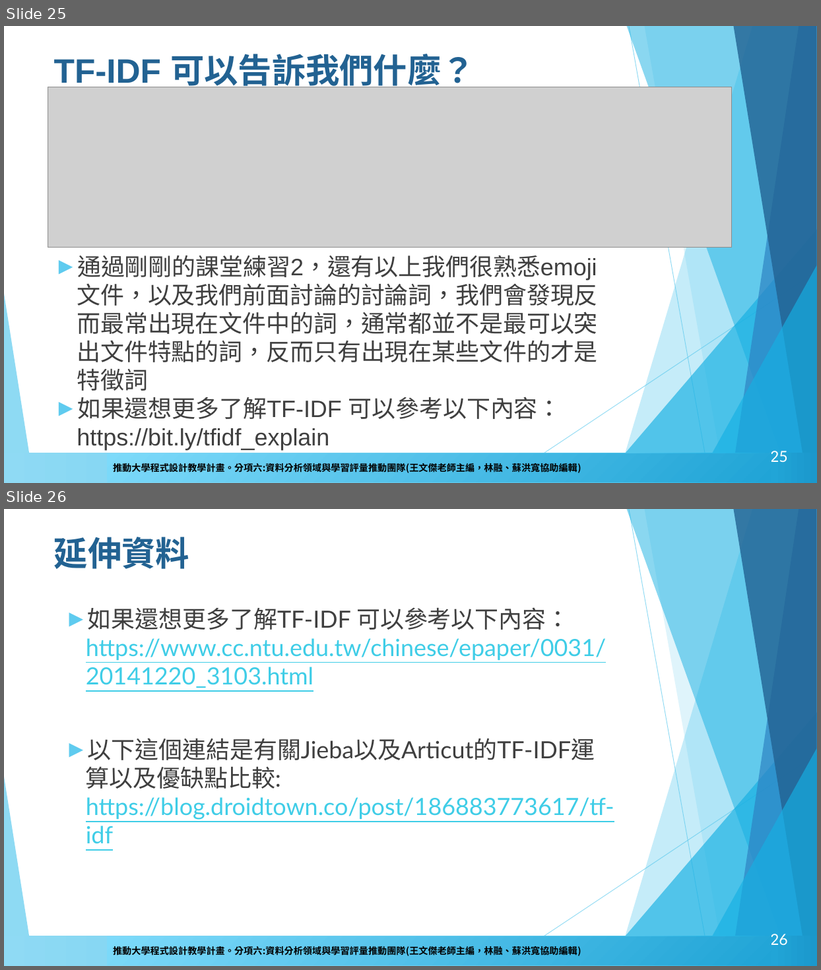
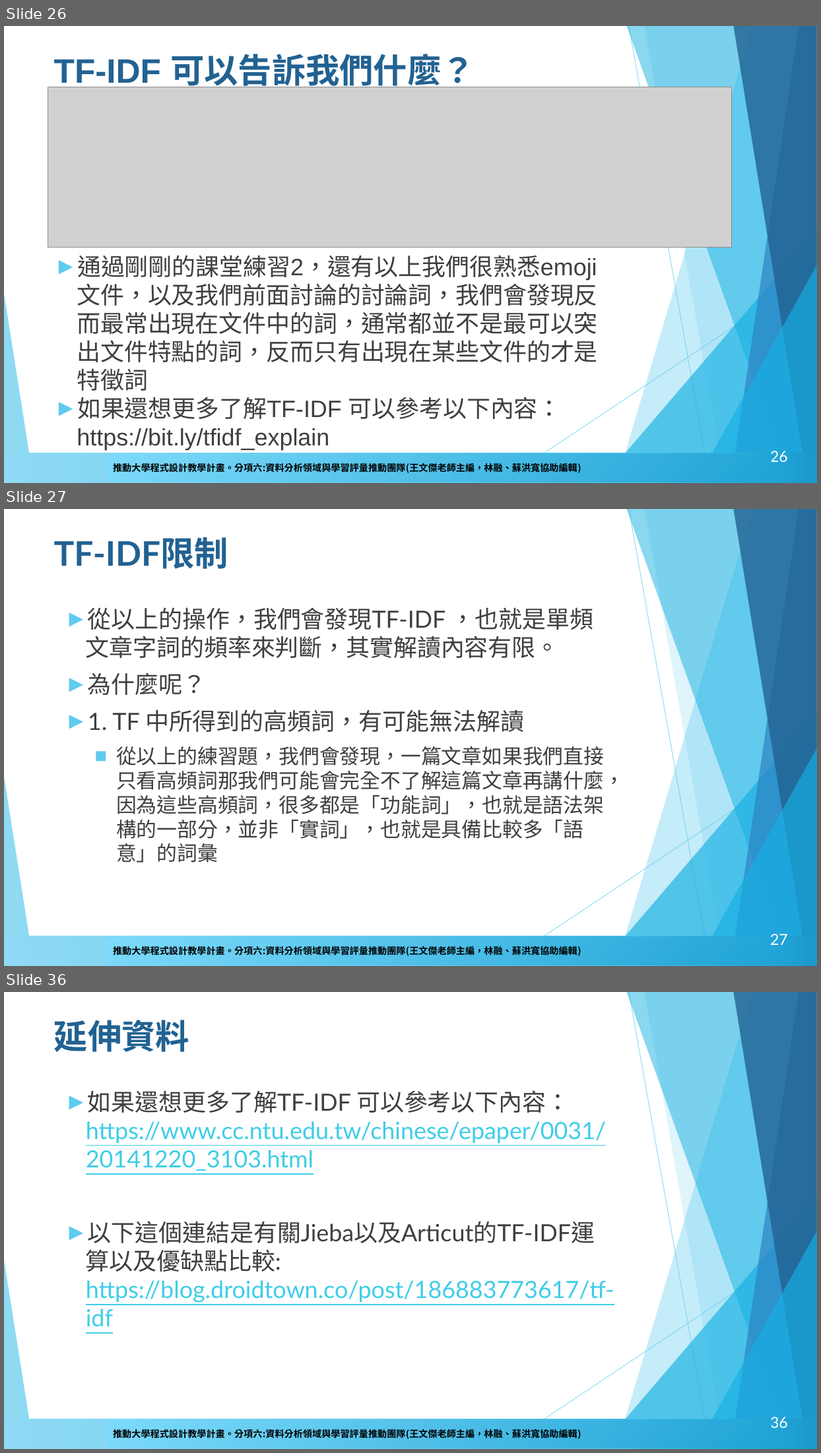
Before and after one commit to howardsukuan/textual-data-analysis-python, a slide deck: week02/文本分析與程式設計Week02.pptx. Shown one above the other, each under a label of ours: slides 25 and 26 before the commit, slides 26, 27 and 36 after it; the slides between them are not shown. The pictures are 821x970 and 821x1453 pixels, drawn with LibreOffice and Linux fonts; fonts in the diff are those of the drawing; grey boxes stand for pictures; background and template pictures are left out. Boxes give left, top, right and bottom in pixels: in the first picture for what was removed or moved away, otherwise in the second. Text is boxed around its words. In the diff, an @@ line names an element or a change of style, - is before the commit and + after.

Commit message:
更新第二週TFIDF 內容和課間練習內容

```diff
--- a/week02/文本分析與程式設計Week02.pptx
+++ b/week02/文本分析與程式設計Week02.pptx
@@ slide 27 added at bbox=[4, 509, 817, 966], background #FFFFFF; not listed: 13 template elements that a slide beside it also shows @@
@@ title added at bbox=[54, 537, 228, 569], 40 pt, text #226292, bold @@
+TF-IDF限制
@@ text added at bbox=[86, 607, 624, 863], 24 pt, text #3F3F3F @@
+► 從以上的操作，我們會發現TF-IDF ，也就是單頻文章字詞的頻率來判斷，其實解讀內容有限。
+► 為什麼呢？
+► 1. TF 中所得到的高頻詞，有可能無法解讀
+  ■ 從以上的練習題，我們會發現，一篇文章如果我們直接只看高頻詞那我們可能會完全不了解這篇文章再講什麼，因為這些高頻詞，很多都是「功能詞」，也就是語法架構的一部分，並非「實詞」，也就是具備比較多「語意」的詞彙
@@ page number added at bbox=[770, 934, 788, 945], 18 pt, text #FFFFFF @@
+27
@@ what was slide 25 is now slide 26 @@
@@ page number at bbox=[770, 451, 788, 462]: text changed @@
-25
+26
@@ what was slide 26 is now slide 36 @@
@@ page number at bbox=[770, 1417, 788, 1428]: text changed @@
-26
+36
```
Also in this commit, not shown: 5 slides changed, 7 other slides added, 1 other file.
